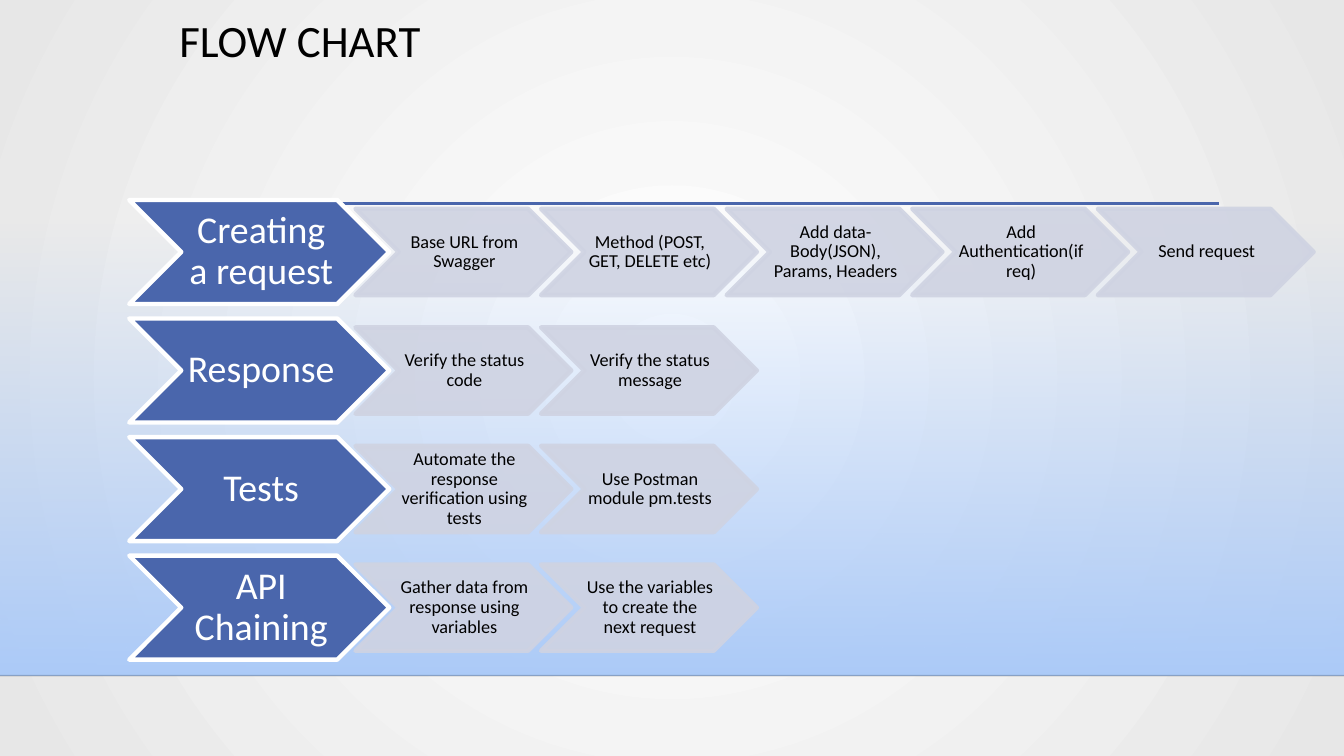
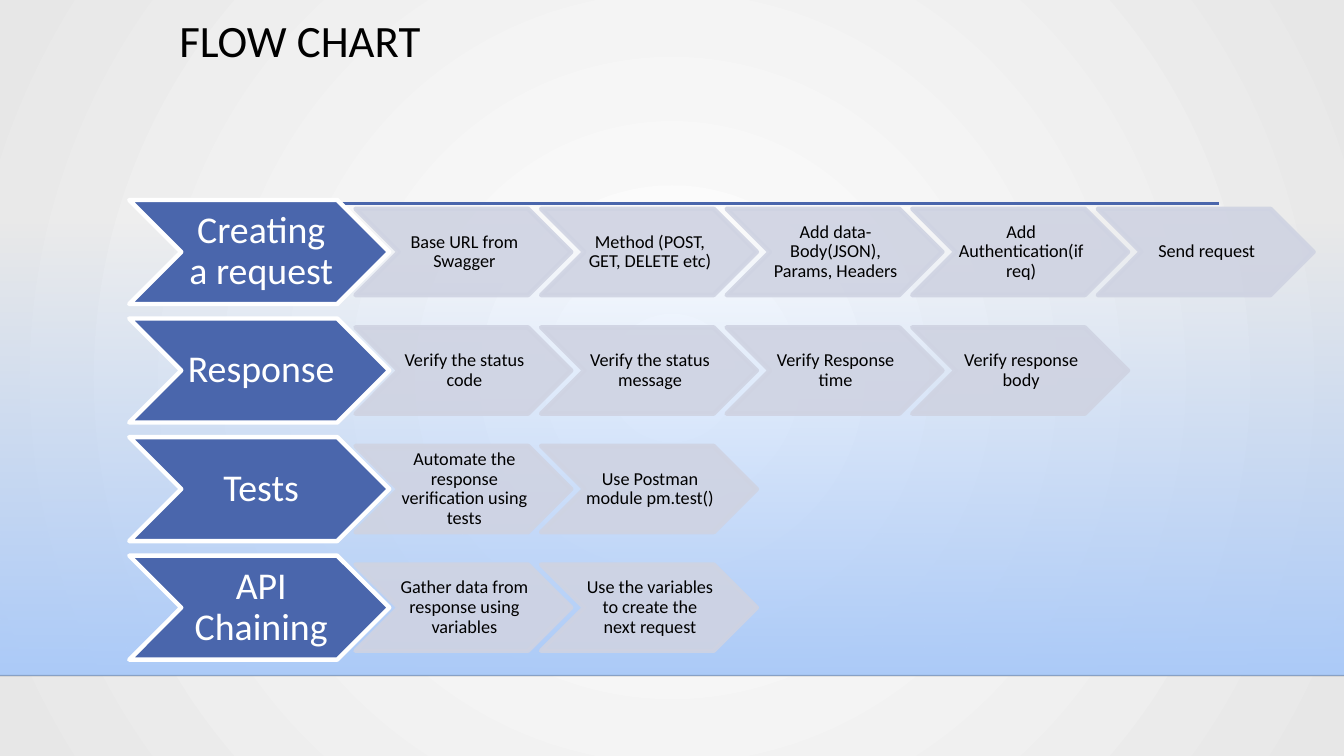
Before and after one commit to NietzscheDostoevsky/Learning, a slide deck: slide 7 of Web/ProjectV2.pptx (slide 8 before the commit). Drawn at 1344x756 pixels with LibreOffice and Linux fonts; fonts in the diff are those of the drawing; background and template pictures are left out. Boxes give left, top, right and bottom in pixels: in the first picture for what was removed or moved away, otherwise in the second. Text is boxed around its words. In the diff, an @@ line names an element or a change of style, - is before the commit and + after.

```diff
--- a/Web/ProjectV2.pptx
+++ b/Web/ProjectV2.pptx
@@ group added at (727,328,1128,414): 2 chevrons, 2 texts @@
+Verify Response time
+Verify response body
@@ text at (586,473,714,507): text changed @@
-Use Postman module pm.tests
+Use Postman module pm.test()
```
Also in this commit, not shown: 2 other slides changed, 1 slide added, 2 slides removed.
